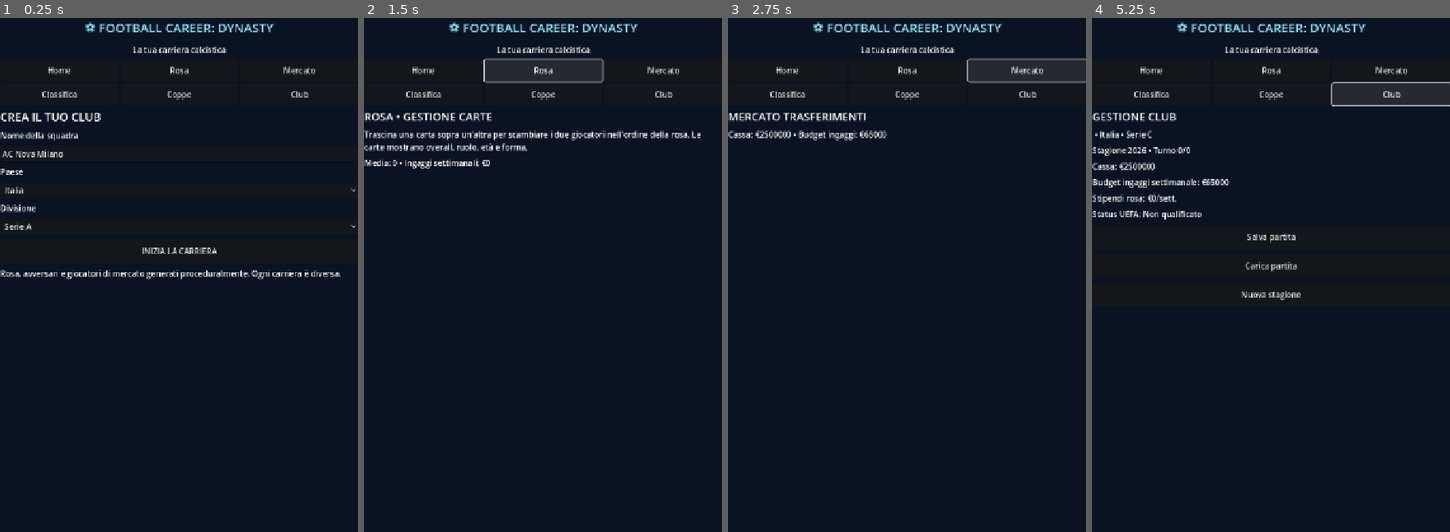
Above: before the commit, frames 1-4 (left to right).
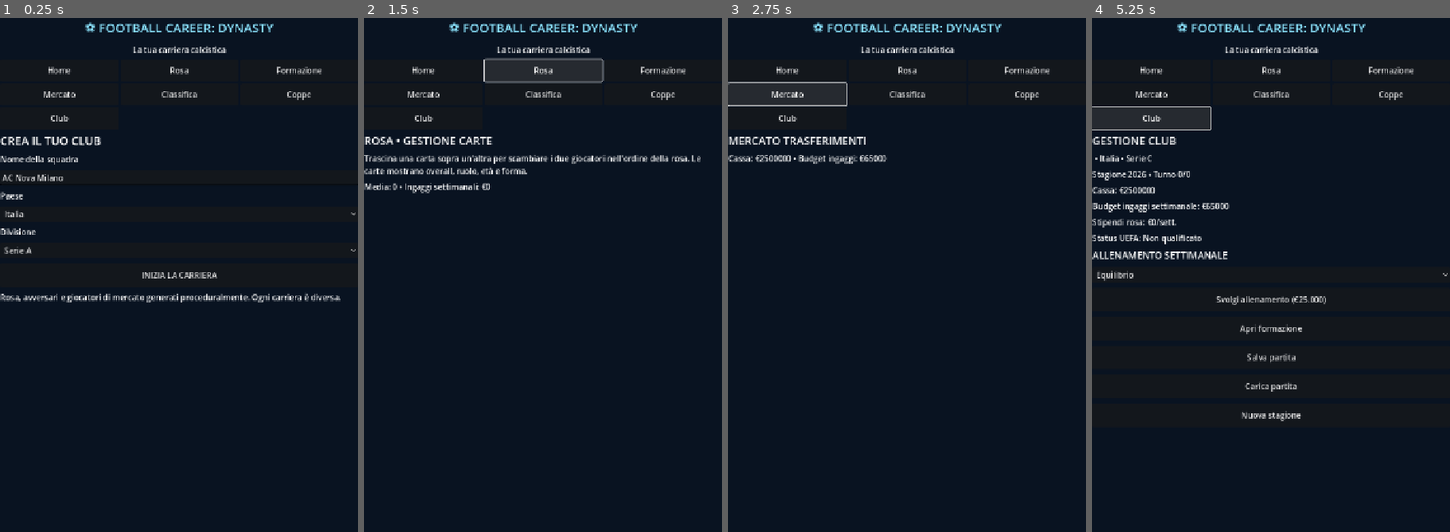
Above: after the commit, the same moments.

Repository: chat60216-debug/football-manager-
Game: Godot game, scene res://scenes/main.tscn
The game is run twice, just before and just after one commit, with the same random seed, the same clock (stepped at 60 frames per second) and the same inputs.
Inputs (mouse positions are in pixels of both pictures, inside the frame that each line leads up to):
- Up to frame 1 (0.25 s): no input
- Up to frame 2 (1.5 s): click "Home" at 0.5 s; click "Rosa" at 1.25 s
- Up to frame 3 (2.75 s): click "Mercato" at 2 s
- Up to frame 4 (5.25 s): click (1392, 69) at 2.75 s, where only the run after the commit has a clickable "Formazione"; click "Classifica" at 3.5 s; click "Coppe" at 4.25 s; click "Club" at 5 s

The runs differ from the first frame. In frame 1, 3.9% of the frame differs, in the area x 0-100%, y 9-56%; in frame 2, 4.0%; in frame 3, 2.6%; in frame 4, 6.7%, in the area x 0-100%, y 9-79%.

Commit message:
Add tactical formation, starting XI and squad training

Diff:
--- a/scripts/game.gd
+++ b/scripts/game.gd
@@ -25,6 +25,9 @@
 var cup_winner := ""
 var european_status := "Non qualificato"
 var tactics := {"mentalita":"Equilibrata","pressing":"Medio","costruzione":"Mista","linea":"Media"}
+var formation := "4-3-3"
+var lineup_ids: Array = []
+var training_focus := "Equilibrio"
 var selected_tab := "Home"
 var root: VBoxContainer
 var content: VBoxContainer
@@ -73,7 +76,7 @@
 	var nav := GridContainer.new()
 	nav.columns = 3
 	root.add_child(nav)
-	for tab in ["Home","Rosa","Mercato","Classifica","Coppe","Club"]:
+	for tab in ["Home","Rosa","Formazione","Mercato","Classifica","Coppe","Club"]:
 		var b := Button.new()
 		b.text = tab
 		b.custom_minimum_size = Vector2(0, 44)
@@ -157,6 +160,7 @@
 	players.clear()
 	for i in range(22):
 		players.append(_make_player(i))
+	_ensure_lineup()
 	_generate_league()
 	_generate_market()
 	cup_round = 0
@@ -170,7 +174,7 @@
 	var pos: String = POSITIONS[index % POSITIONS.size()]
 	var rating := randi_range(54, 76)
 	var age := randi_range(17, 34)
-	return {"id":randi(),"name":FIRST.pick_random()+" "+LAST.pick_ …(326 unchanged characters)…
+	return {"id":randi(),"portrait_seed":randi(),"name":FIRST.pick_random()+" "+LAST.pick_ …(326 unchanged characters)…
 
 func _league_team_names() -> Array:
 	var key := country + "|" + division
@@ -262,6 +266,7 @@
 	match tab:
 		"Home": _show_home()
 		"Rosa": _show_squad()
+		"Formazione": _show_formation()
 		"Mercato": _show_market()
 		"Classifica": _show_table()
 		"Coppe": _show_cups()
@@ -375,10 +380,98 @@
 func _team_rating() -> int:
 	if players.is_empty():
 		return 0
+	_ensure_lineup()
 	var total := 0
+	var count := 0
+	for player_id in lineup_ids:
+		for p in players:
+			if int(p.get("id", -1)) == int(player_id):
+				total += int(p.get("rating", 50))
+				count += 1
+				break
+	if count == 0:
+		for p in players:
+			total += int(p.get("rating", 50))
+			count += 1
+	return int(round(float(total) / max(1, count)))
+
+func _formation_positions() -> Array:
+	match formation:
+		"4-2-3-1":
+			return ["POR","TD","DC","DC","TS","CDC","CDC","AD","COC","AS","ATT"]
+		"4-4-2":
+			return ["POR","TD","DC","DC","TS","AD","CC","CC","AS","ATT","ATT"]
+		"3-5-2":
+			return ["POR","DC","DC","DC","TD","CDC","CC","CC","TS","ATT","ATT"]
+		_:
+			return ["POR","TD","DC","DC","TS","CDC","CC","CC","AD","AS","ATT"]
+
+func _ensure_lineup() -> void:
+	var valid_ids: Array = []
 	for p in players:
-		total += int(p.rating)
-	return int(round(float(total)/players.size()))
+		valid_ids.append(int(p.get("id", -1)))
+	if lineup_ids.size() == 11:
+		var all_valid := true
+		for player_id in lineup_ids:
+			if not valid_ids.has(int(player_id)):
+				all_valid = false
+				break
+		if all_valid:
+			return
+	lineup_ids.clear()
+	var ordered: Array = players.duplicate()
+	ordered.sort_custom(func(a, b): return int(a.get("rating", 0)) > int(b.get("rating", 0)))
+	for i in range(mini(11, ordered.size())):
+		lineup_ids.append(int(ordered[i].get("id", -1)))
+
+func _show_formation() -> void:
+	_clear_content()
+	_ensure_lineup()
+	_label("FORMAZIONE TITOLARE", 22)
+	_label("Scegli il modulo e assegna un calciatore a ogni posizione. La media della squadra e la simulazione useranno gli undici titolari.")
+	var modules := OptionButton.new()
+	for module in ["4-3-3","4-2-3-1","4-4-2","3-5-2"]:
+		modules.add_item(module)
+	modules.select(["4-3-3","4-2-3-1","4-4-2","3-5-2"].find(formation))
+	modules.item_selected.connect(func(i):
+		formation = modules.get_item_text(i)
+		_show_formation()
+	)
+	content.add_child(modules)
+	var positions := _formation_positions()
+	for i in range(positions.size()):
+		var slot_index := i
+		var row := HBoxContainer.new()
+		content.add_child(row)
+		var position_label := Label.new()
+		position_label.text = str(i + 1) + ". " + str(positions[i])
+		position_label.custom_minimum_size = Vector2(78, 42)
+		row.add_child(position_label)
+		var choice := OptionButton.new()
+		choice.size_flags_horizontal = Control.SIZE_EXPAND_FILL
+		for p in players:
+			choice.add_item(str(p.get("name", "Giocatore")) + " • " + str(p.get("rating", 0)) + " OVR")
+		var selected_index := 0
+		for j in range(players.size()):
+			if j < lineup_ids.size() and int(players[j].get("id", -1)) == int(lineup_ids[i]):
+				selected_index = j
+				break
+		if players.size() > 0:
+			choice.select(selected_index)
+		choice.item_selected.connect(func(option_index):
+			_set_lineup_player(slot_index, option_index)
+		)
+		row.add_child(choice)
+	_label("Media titolari: " + str(_team_rating()) + " OVR")
+	_button("Salva formazione", func(): _save_game(); _show_home())
+
+func _set_lineup_player(slot_index: int, player_index: int) -> void:
+	if slot_index < 0 or slot_index >= 11 or player_index < 0 or player_index >= players.size():
+		return
+	while lineup_ids.size() < 11:
+		lineup_ids.append(-1)
+	lineup_ids[slot_index] = int(players[player_index].get("id", -1))
+	_save_game()
 
 func _apply_player_match(goals: int, conceded: int) -> void:
 	var fit_players: Array = players.filter(func(p): return int(p.injury)==0)
@@ -583,14 +676,47 @@
 	_label("Budget ingaggi settimanale: €"+_money(wage_budget))
 	_label("Stipendi rosa: €"+_money(_weekly_wages())+"/sett.")
 	_label("Status UEFA: "+european_status)
+	_label("ALLENAMENTO SETTIMANALE", 19)
+	var focus := OptionButton.new()
+	for item in ["Equilibrio","Tecnica","Fisico","Tattica","Recupero"]:
+		focus.add_item(item)
+	focus.select(["Equilibrio","Tecnica","Fisico","Tattica","Recupero"].find(training_focus))
+	focus.item_selected.connect(func(i): training_focus = focus.get_item_text(i))
+	content.add_child(focus)
+	_button("Svolgi allenamento (€25.000)", _train_squad)
+	_button("Apri formazione", _show_formation)
 	_button("Salva partita",_save_game)
 	_button("Carica partita",_load_game)
 	_button("Nuova stagione",_new_season)
+
+func _train_squad() -> void:
+	if cash < 25000:
+		_label("Fondi insufficienti per l'allenamento.")
+		return
+	cash -= 25000
+	for p in players:
+		match training_focus:
+			"Tecnica":
+				if int(p.get("age", 30)) < 30:
+					p.rating = mini(int(p.get("potential", 90)), int(p.get("rating", 50)) + 1)
+			"Fisico":
+				p.fitness = mini(100, int(p.get("fitness", 70)) + 12)
+			"Tattica":
+				p.morale = mini(100, int(p.get("morale", 70)) + 5)
+			"Recupero":
+				p.fitness = mini(100, int(p.get("fitness", 70)) + 20)
+				p.injury = maxi(0, int(p.get("injury", 0)) - 1)
+			_:
+				p.fitness = mini(100, int(p.get("fitness", 70)) + 6)
+				p.morale = mini(100, int(p.get("morale", 70)) + 2)
+	_save_game()
+	_show_club()
 
 func _new_season() -> void:
 	season += 1
 	day = 0
 	for p in players:
+		p.age = int(p.get("age", 20)) + 1
 		p.contract = maxi(0,int(p.contract)-1)
 		p.fitness = 100
 		p.injury = 0
@@ -605,6 +731,7 @@
 	european_status = "Non qualificato"
 	_generate_market()
 	cash += 1000000
+	_ensure_lineup()
 	_save_game()
 	_show_home()
 
@@ -638,7 +765,7 @@
 	return str(value)
 
 func _save_game() -> void:
-	var data := {"club_name":club_name,"country":country,"divis …(227 unchanged characters)… tatus":european_status,"tactics":tactics}
+	var data := {"club_name":club_name,"country":country,"divis …(227 unchanged characters)… tatus":european_status,"tactics":tactics,"formation":formation,"lineup_ids":lineup_ids,"training_focus":training_focus}
 	var file := FileAccess.open(SAVE_PATH,FileAccess.WRITE)
 	if file:
 		file.store_string(JSON.stringify(data))
@@ -672,6 +799,10 @@
 	cup_winner = str(d.get("cup_winner",""))
 	european_status = str(d.get("european_status","Non qualificato"))
 	tactics = d.get("tactics",tactics)
+	formation = str(d.get("formation", "4-3-3"))
+	lineup_ids = d.get("lineup_ids", [])
+	training_focus = str(d.get("training_focus", "Equilibrio"))
+	_ensure_lineup()
 	# Migrazione automatica delle vecchie carriere con calendario fisso da 16 club.
 	if league.size() == 16 or fixtures.size() == 30:
 		day = 0
